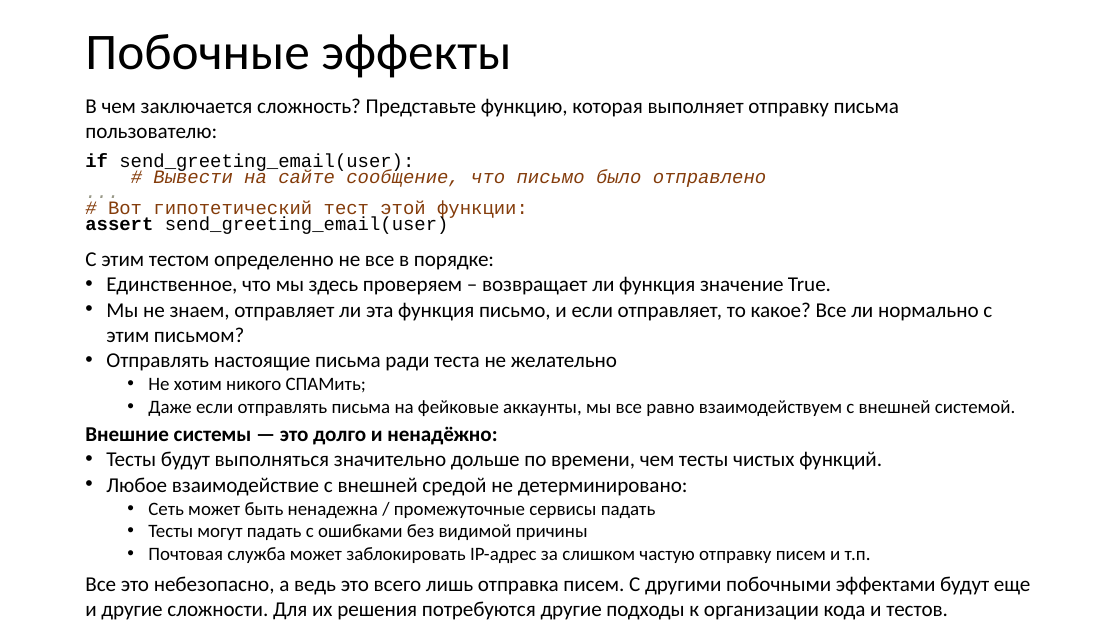
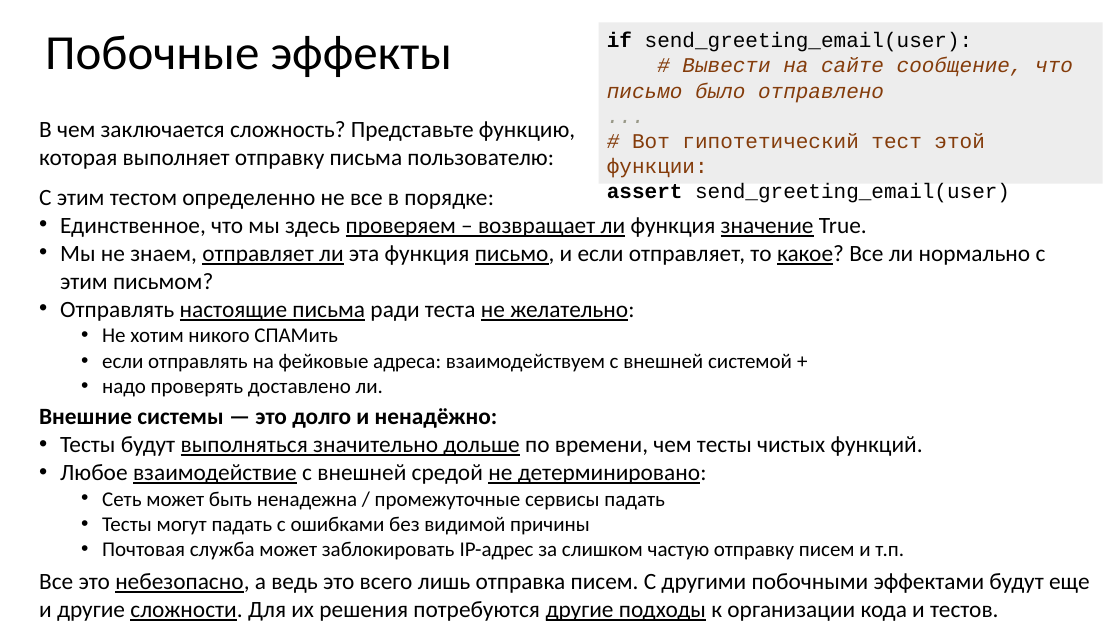
Before and after one commit to xtrueman/prog_instruments, a slide deck: slide 66 of presentations/UnitTests.pptx. Drawn at 1120x630 pixels with LibreOffice and Linux fonts; fonts in the diff are those of the drawing. Boxes give left, top, right and bottom in pixels: in the first picture for what was removed or moved away, otherwise in the second. Text is boxed around its words. In the diff, an @@ line names an element or a change of style, - is before the commit and + after.

```diff
--- a/presentations/UnitTests.pptx
+++ b/presentations/UnitTests.pptx
@@ title "Побочные эффекты": place and size @@
-title "Побочные эффекты" at (85,34,511,78)
+title "Побочные эффекты" at (45,35,452,77)
@@ title "Побочные эффекты" at (45,35,452,77): size 44 to 42 pt @@
@@ rectangle added at (599,23,1103,184), fill #EDEDED, 18 pt, text #843C0B @@
+if send_greeting_email(user):
+# Вывести на сайте сообщение, что письмо было отправлено
+...
+# Вот гипотетический тест этой функции:
+assert send_greeting_email(user)
@@ text "В чем заключается сложность? Представьте ...": place and size @@
-text "В чем заключается сложность? Представьте ..." at (85,98,1031,620)
+text "В чем заключается сложность? Представьте ..." at (39,121,1090,621)
@@ text at (39,121,1090,621): size 18.1 to 20 pt in "В чем заключается сложность? Представьте функцию, которая ...", "С этим тестом определенно не все в ...", "Единственное, что мы здесь проверяем – возвращает ...", "Мы не знаем, отправляет ли эта функция ..." and 4 more places; underline on in "проверяем – возвращает ли значение", "отправляет ли письмо, какое?", "выполняться значительно дольше", "взаимодействие не детерминировано:" and 1 more places; size 16.1 to 18 pt in "Сеть может быть ненадежна / промежуточные сервисы ...", "Тесты могут падать с ошибками без видимой ...", "Почтовая служба может заблокировать IP-адрес за слишком ..." @@
@@ text at (85,153,766,234): paragraph removed @@
-if send_greeting_email(user):
-# Вывести на сайте сообщение, что письмо было отправлено
-...
-# Вот гипотетический тест этой функции:
-assert send_greeting_email(user)
@@ text at (60,302,792,397): text changed; size 16.1 to 18 pt @@
-• Отправлять настоящие письма ради теста не желательно
-  • Не хотим никого СПАМить;
-  • Даже если отправлять письма на фейковые аккаунты, мы все равно взаимодействуем с внешней системой.
+• Отправлять настоящие письма ради теста не желательно:
+  • Не хотим никого СПАМить
+  • если отправлять на фейковые адреса: взаимодействуем с внешней системой +
+  • надо проверять доставлено ли.
```
Also in this commit, not shown: 33 other slides changed, 2 slides added.
